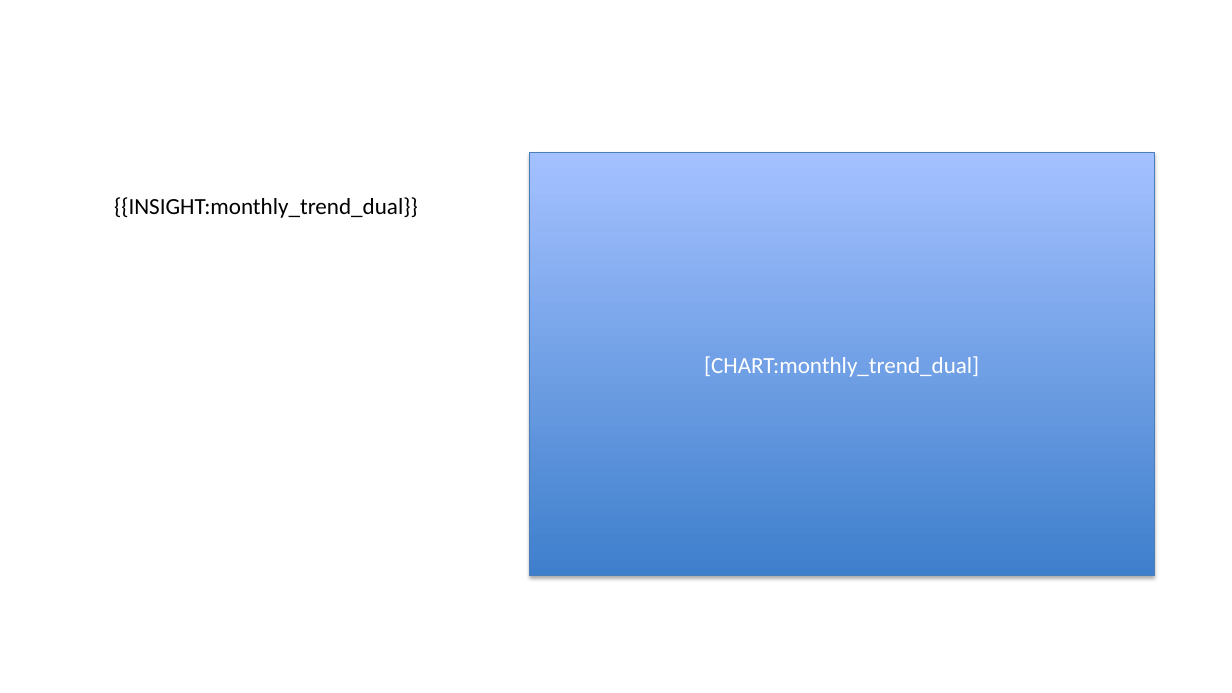
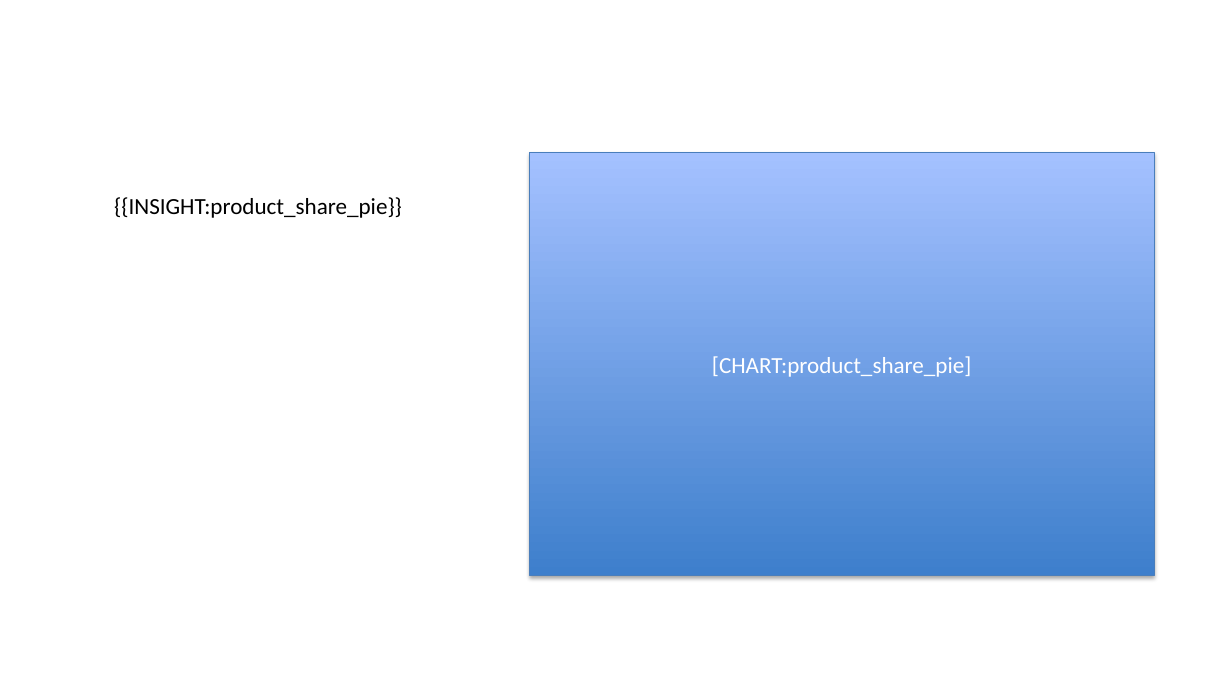
Before and after one commit to lijiahao1996/PPT-Automation, a slide deck: slide 13 of templates/新的报告模板.pptx. Drawn at 1232x693 pixels with LibreOffice and Linux fonts; fonts in the diff are those of the drawing. Boxes give left, top, right and bottom in pixels: in the first picture for what was removed or moved away, otherwise in the second. Text is boxed around its words. In the diff, an @@ line names an element or a change of style, - is before the commit and + after.

```diff
--- a/templates/新的报告模板.pptx
+++ b/templates/新的报告模板.pptx
@@ text at <box>114,197,402,218</box>: text changed @@
-{{INSIGHT:monthly_trend_dual}}
+{{INSIGHT:product_share_pie}}
@@ text in rectangle at <box>712,356,971,377</box>: text changed @@
-[CHART:monthly_trend_dual]
+[CHART:product_share_pie]
```
Also in this commit, not shown: 4 other slides changed, 1 slide added, 1 slide removed, 4 other files.
